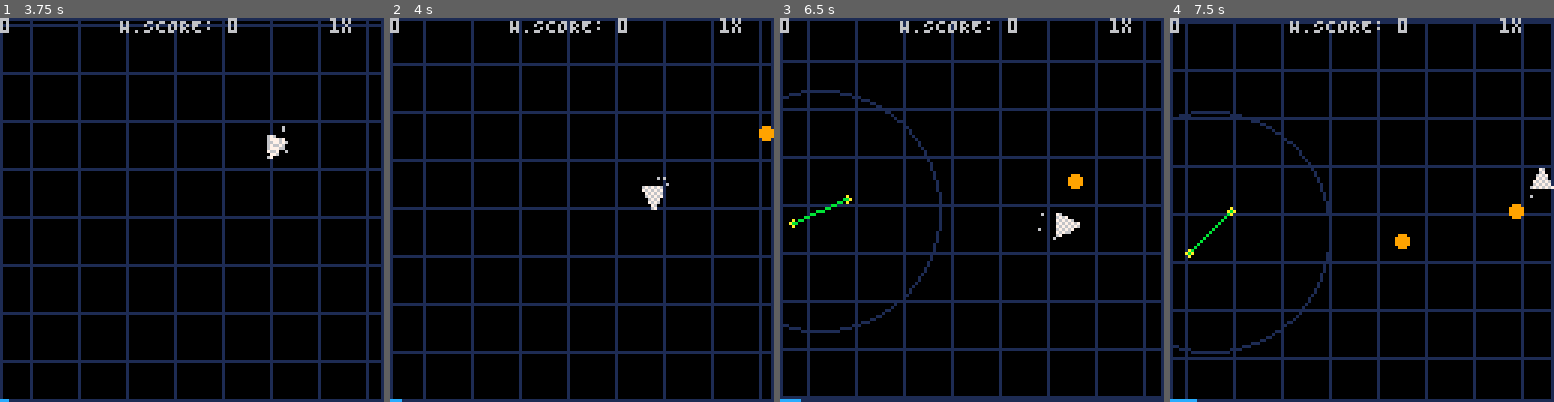
Above: before the commit, frames 1-4 (left to right).
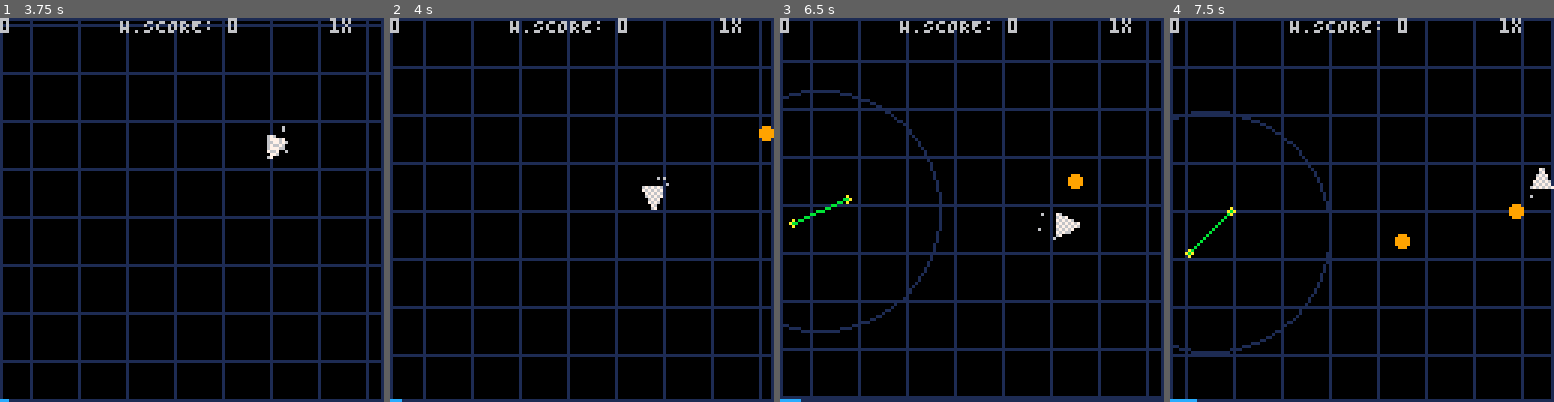
Above: after the commit, the same moments.

Repository: lucdubois/pico-8-pacifist
Game: PICO-8 cartridge the-pacifist.p8
The game is run twice, just before and just after one commit, with the same random seed, the same clock (stepped at 60 frames per second) and the same inputs.
Inputs:
- Up to frame 1 (3.75 s): tap O (Z key) at 0.7, 1.7, 2.1, 2.5, 2.9, 3.3, 3.7 s; hold Right 1.6-2.1 s; hold Up 2.15-2.42 s; hold Right 2.47-3.03 s; hold Left 3.08-3.58 s; hold Down from 3.63 s (still down)
- Up to frame 2 (4 s): release Down at 3.97 s
- Up to frame 3 (6.5 s): hold Right 4.02-4.68 s; tap O (Z key) every 0.4 s from 4.1 to 6.1 s; hold Up 4.73-5.03 s; hold Left 5.08-5.68 s; hold Down 5.73-6.03 s; hold Right from 6.08 s (still down)
- Up to frame 4 (7.5 s): tap O (Z key) at 6.5, 6.9, 7.3 s; release Right at 6.58 s; hold Right 6.63-7.13 s; hold Up 7.18-7.45 s

Frame 1 is identical in both runs. In frame 2, 10% of the frame differs, in the area x 0-100%, y 11-89%; in frame 3, 11%, in the area x 7-97%, y 0-99%; in frame 4, 11%.

Commit message:
checkpoint

Diff:
--- a/the-pacifist.p8
+++ b/the-pacifist.p8
@@ -2,6 +2,8 @@
 version 32
 __lua__
 
+xmod=0
+ymod=0
 offset = 0
 shaking = false
 shake_timer=10
@@ -17,6 +19,11 @@
 bombTimer=60
 bombScale = 1
 bombRechargeT=0
+justDied=0
+powerUps={
+    moreGates=0,
+    bigGates=0
+}
 
 function _init()
     save('@clip')
@@ -52,6 +59,11 @@
     bombTimer=60
     bombScale = 1
     bombRechargeT=0
+    powerUps={
+        moreGates=0,
+        bigGates=0
+    }
+    fieldpus = {}
 end
 
 function drawMessage()
@@ -89,7 +101,8 @@
 end
 
 function useBomb()
-    if (bombs > 0) then
+    printh(bombs..', '..justDied, 'debug.txt')
+    if (bombs > 0 and justDied == 0 and bombInUse == false) then
         bombInUse = true
         message='dimensional shift'
         messageTimer=60
@@ -114,7 +127,12 @@
 end
 
 function _update60() --called at 60fps
-
+        if justDied > 0 then
+            justDied -= 1
+        end
+
+        xmod = (p.x-60)/6
+        ymod = (p.y-60)/6
 
         p.dx*=p.friction
         p.dy*=p.friction
@@ -163,7 +181,14 @@
         if (btn(4)) then
             useBomb()
         end
-        if (p.dead == true and shake_timer == 0) then
+        if (p.dead == true and shake_timer == 0 and bombInUse == false) then
+            for i=1,40,1 do
+                local dx = rnd(2)-1+p.dx
+                local dy = rnd(2)-1+p.dy
+                local particle = Particle:new{x=p.x, y=p.y, dx = dx, dy = dy, color = 7, max_frames= 60}
+                add(particles, particle)
+            end
+            justDied = 20
             if lives>=2 then
                 newRound()
             else
@@ -209,37 +234,56 @@
             local en = MediumE:new{}
             spawnEnemy(en)
         end
-        if (gt > 30 and gt % 10 == 0) then
+        if (gt > 120 and gt % 8 == 0) then
             local en = FastE:new{}
             spawnEnemy(en)
-        end
-
-        if (gt % 5 == 0) then
+        elseif (gt > 30 and gt % 16 == 0) then
+            local en = FastE:new{}
+            spawnEnemy(en)
+        end
+
+        -- if gt % 2 == 0 then
+        --     local pu = BigGatesPU:new{}
+        --     pu:spawn()
+        --     add(fieldpus, pu)
+        -- end
+
+        if (gt % (5-powerUps.moreGates) == 0) then
             local gate = MovingGate:new{}
+            local bigGatesPU = powerUps.bigGates*2
             gate.angle = rnd(0.5)+0.5;
             local s = sin(gate.angle);
             gate.cx = rnd(116);
             gate.cy = rnd(116);
-            gate.x1 = gate.cx+(10*s);
-            gate.x2 = gate.cx+(-10*s);
-            gate.y1 = gate.cy+(10*(1-s));
-            gate.y2 = gate.cy+(-10*(1-s));
+            gate.x1 = gate.cx+((10+bigGatesPU)*s);
+            gate.x2 = gate.cx+((-10-bigGatesPU)*s);
+            gate.y1 = gate.cy+((10+bigGatesPU)*(1-s));
+            gate.y2 = gate.cy+((-10-bigGatesPU)*(1-s));
             gate.dx = rnd(gate.max_dx)
             gate.dy = rnd(gate.max_dy)
             gate.dangle = rnd(0.012)-0.006
             add(gates, gate)
         end
+
+        for pu in all(fieldpus) do
+            if (pu.x-xmod < p.x and 15+pu.x-xmod > p.x and pu.y-ymod < p.y and 15+pu.y-ymod > p.y) then
+                pu.catch()
+                del(fieldpus, pu)
+            end
+        end
+
         for gate in all(gates) do
+            local bigGatesPU = powerUps.bigGates*3
             gate.cx+=gate.dx
             gate.cy+=gate.dy
             gate.angle+=gate.dangle
             if (gate.angle>=1) then gate.angle-=1 end
             local gateSin = sin(gate.angle)
             local gateCos = cos(gate.angle)
-            gate.x1 = gate.cx+(10*gateSin);
-            gate.x2 = gate.cx+(-10*gateSin);
-            gate.y1 = gate.cy+(10*(gateCos));
-            gate.y2 = gate.cy+(-10*(gateCos));
+            gate.x1 = gate.cx+((10+bigGatesPU)*gateSin);
+            gate.x2 = gate.cx+((-10-bigGatesPU)*gateSin);
+            gate.y1 = gate.cy+((10+bigGatesPU)*gateCos);
+            gate.y2 = gate.cy+((-10-bigGatesPU)*gateCos);
 
             if (gate.cx>120 or gate.cx<0) then gate.dx*=-1 end
             if (gate.cy>120 or gate.cy<0) then gate.dy*=-1 end
@@ -251,7 +295,7 @@
                 local soundPlayed = false
                 local enemiesKilled = 0
                 for enemy in all(enemies) do
-                    if (getPointCircleCollision(enemy.x, enemy.y, gate.cx, gate.cy, 40) == true) then
+                    if (getPointCircleCollision(enemy.x, enemy.y, gate.cx, gate.cy, 40+(bigGatesPU)) == true) then
                         if soundPlayed == false then
                             sfx(1)
                             soundPlayed = true
@@ -278,16 +322,10 @@
         end
         for enemy in all(enemies) do
             enemy:move()
-            if (getPointCircleCollision(enemy.x, enemy.y, p.x, p.y, 2) == true) then
+            if (getPointCircleCollision(enemy.x, enemy.y, p.x, p.y, 2) == true and bombInUse == false) then
                 shaking = true
                 sfx(2)
-                for i=1,40,1 do
-                    local dx = rnd(4)-2
-                    local dy = rnd(4)-2
-                    local particle = Particle:new{x=p.x, y=p.y, dx = dx, dy = dy, color = 7, max_frames= 60}
-                    add(particles, particle)
-                    p.dead = true
-                end
+                p.dead = true
                 for enemy2 in all(enemies) do
                     enemy2:die()
                     del(enemies, enemy2)
@@ -353,117 +391,28 @@
     40,0, 6)
     print(''..multiplier..'x',
         110,0, 6)
+
+    for fieldpu in all(fieldpus) do
+        fieldpu:draw()
+    end
+    for gate in all(gates) do
+        circ(gate.cx, gate.cy, 40+(powerUps.bigGates*3), 1)
+    end
     for gate in all(gates) do
         circfill(gate.x1,gate.y1,1,10)
         circfill(gate.x2,gate.y2,1,10)
-        circ(gate.cx, gate.cy, 40, 1)
         line(gate.x1, gate.y1, gate.x2, gate.y2, 11)
     end
-    -- drawTriangle()
-    spr_r(lives-1, p.x-4, p.y-4, p.angle, 1, 1) -- draw the sprite using the values of our p object
+    spr_r(lives-1, p.x-4, p.y-4, p.angle, 1, 1)
     for enemy in all(enemies) do
 		enemy:draw()
-        -- print(''..dx,
-        -- 0,0, 6)
-        -- print(''..dy,
-        -- 60,0, 6)
     end
     for particle in all(particles) do
         rectfill(particle.x, particle.y, particle.x, particle.y, particle.color)
         particle.frames+=1
     end
-
+    drawBombBar()
     drawMessage()
-    -- if (bombInUse == true and bombTimer == 0) then
-    --     pal(0, 0)
-    --     pal(1, 1)
-    --     pal(2, 2)
-    --     pal(3, 3)
-    --     pal(4, 4)
-    --     pal(5, 5)
-    --     pal(6, 6)
-    --     pal(7, 7)
-    --     pal(8, 8)
-    --     pal(9, 9)
-    --     pal(10, 10)
-    --     pal(11, 11)
-    --     pal(12, 12)
-    --     pal(13, 13)
-    --     pal(14, 14)
-    --     pal(15, 15)
-    -- end
-    -- if (bombInUse == true and bombTimer > 27 and bombTimer <= 35) then
-    --     pal(0, 7)
-    --     pal(1, 7)
-    --     pal(2, 7)
-    --     pal(3, 7)
-    --     pal(4, 7)
-    --     pal(5, 7)
-    --     pal(6, 7)
-    --     pal(7, 7)
-    --     pal(8, 7)
-    --     pal(9, 7)
-    --     pal(10, 7)
-    --     pal(11, 7)
-    --     pal(12, 7)
-    --     pal(13, 7)
-    --     pal(14, 7)
-    --     pal(15, 7)
-    -- end
-    -- if (bombInUse == true and bombTimer > 20 and bombTimer <= 27) then
-    --     pal(0, 6)
-    --     pal(1, 7)
-    --     pal(2, 7)
-    --     pal(3, 7)
-    --     pal(4, 7)
-    --     pal(5, 7)
-    --     pal(6, 7)
-    --     pal(7, 7)
-    --     pal(8, 7)
-    --     pal(9, 7)
-    --     pal(10, 7)
-    --     pal(11, 7)
-    --     pal(12, 7)
-    --     pal(13, 7)
-    --     pal(14, 7)
-    --     pal(15, 7)
-    -- end
-    -- if (bombInUse == true and bombTimer > 10 and bombTimer <= 20) then
-    --     pal(0, 5)
-    --     pal(1, 6)
-    --     pal(2, 8)
-    --     pal(3, 1)
-    --     pal(4, 9)
-    --     pal(5, 7)
-    --     pal(6, 7)
-    --     pal(7, 7)
-    --     pal(8, 14)
-    --     pal(9, 15)
-    --     pal(10, 15)
-    --     pal(11, 7)
-    --     pal(12, 7)
-    --     pal(13, 7)
-    --     pal(14, 7)
-    --     pal(15, 7)
-    -- end
-    -- if (bombInUse == true and ((bombTimer > 0 and bombTimer <= 10) or bombTimer > 35)) then
-    --     pal(0, 1)
-    --     pal(1, 12)
-    --     pal(2, 8)
-    --     pal(3, 1)
-    --     pal(4, 9)
-    --     pal(5, 6)
-    --     pal(6, 6)
-    --     pal(7, 7)
-    --     pal(8, 14)
-    --     pal(9, 15)
-    --     pal(10, 15)
-    --     pal(11, 7)
-    --     pal(12, 7)
-    --     pal(13, 7)
-    --     pal(14, 7)
-    --     pal(15, 7)
-    -- end
 end
 
 function drawTriangle()
@@ -486,8 +435,6 @@
 function drawMatrix()
     rectfill(-20, -20, 148, 148, 0)
     local newMod = 0
-    local xmod = (p.x-60)/6
-    local ymod = (p.y-60)/6
     if (bombInUse == true) then
         --if (bombTimer < 40) then
         newMod = ((cos((bombTimer/120))*32)+32)/64
@@ -507,12 +454,10 @@
     for y=-64-ymod,192-ymod,16 do
         line(-64, y*bombScale, 192, y*bombScale, 1)
     end
-    local bombMeterW = ((5400-bombRechargeT)/5400)*127
     line(0, 0, 0, 127, 1)
     line(0, 0, 127, 0, 1)
     line(127, 127, 127, 0, 1)
     line(127, 127, 0, 127, 1)
-    line(0, 127, bombMeterW , 127, 12)
 end
 
 function screen_shake()
@@ -527,6 +472,12 @@
     if offset<0.05 then
       offset=0
     end
+end
+
+
+function drawBombBar()
+    local bombMeterW = ((5400-bombRechargeT)/5400)*127
+    line(0, 127, bombMeterW , 127, 12)
 end
 
 function tan(a) return sin(a)/cos(a) end
@@ -563,6 +514,18 @@
     frames = 0
 }
 
+PowerUp = {x=0,
+y=0,
+time=600
+}
+
+function PowerUp:new (o)
+    o = o or {}
+    setmetatable(o, self)
+    self.__index = self
+    return o
+end
+
 function Particle:new (o)
     o = o or {}
     setmetatable(o, self)
@@ -583,6 +546,14 @@
     self.__index = self
     return o
 end
+
+MoreGatesPU = PowerUp:new{
+    sprite=20
+}
+
+BigGatesPU = PowerUp:new{
+    sprite=21
+}
 
 Player = Shape:new{
     sprite = 0,
@@ -633,12 +604,30 @@
     crd=0.5
 }
 
+function PowerUp:spawn()
+    self.x = flr(rnd(8))*16
+    self.y = flr(rnd(8))*16
+end
+
+function PowerUp:draw()
+    rectfill(self.x-xmod, self.y-ymod, 15+self.x-xmod, 15+self.y-ymod, 1)
+    spr(self.sprite, 4+self.x-xmod, 4+self.y-ymod)
+end
+
+function MoreGatesPU:catch()
+    powerUps.moreGates+=1
+end
+
+function BigGatesPU:catch()
+    powerUps.bigGates+=1
+end
+
 function Shape:draw()
     circfill(self.x,self.y,2,self.color)
 end
 function FastE:draw()
     if (self.signaling == true) then
-        circ(self.x, self.y, self.cr, 1)
+        circ(self.x, self.y, self.cr, 7)
     end
     circfill(self.x,self.y,2,self.color)
 end
@@ -674,6 +663,16 @@
         return true;
     end
     return false;
+end
+
+-- Credit: https://www.lexaloffle.com/bbs/?pid=94828
+function easeinoutquad(t)
+    if(t<.5) then
+        return t*t*2
+    else
+        t-=1
+        return 1-t*t*2
+    end
 end
 
 function isTouchingPlayer(gateX1, gateY1, gateX2, gateY2, playerX, playerY)
@@ -710,8 +709,8 @@
 function Shape:die()
     local this = self
     for i=1,20,1 do
-        local dx = rnd(6)-3
-        local dy = rnd(6)-3
+        local dx = rnd(6)-3+this.dx
+        local dy = rnd(6)-3+this.dy
         local particle = Particle:new{x=this.x, y=this.y, dx = dx, dy = dy, color = this.color, max_frames= 20}
         add(particles, particle)
     end
@@ -802,63 +801,194 @@
 enemies = {}
 gates = {}
 particles = {}
-…(60 lines of a section not shown)…
+fieldpus = {}
+…(190 lines of a section not shown)…
Not shown, changed: 138 lines of the sprite sheet (__gfx__) section of the-pacifist.p8
Not shown, changed: the thumbnail (__label__) section of the-pacifist.p8
